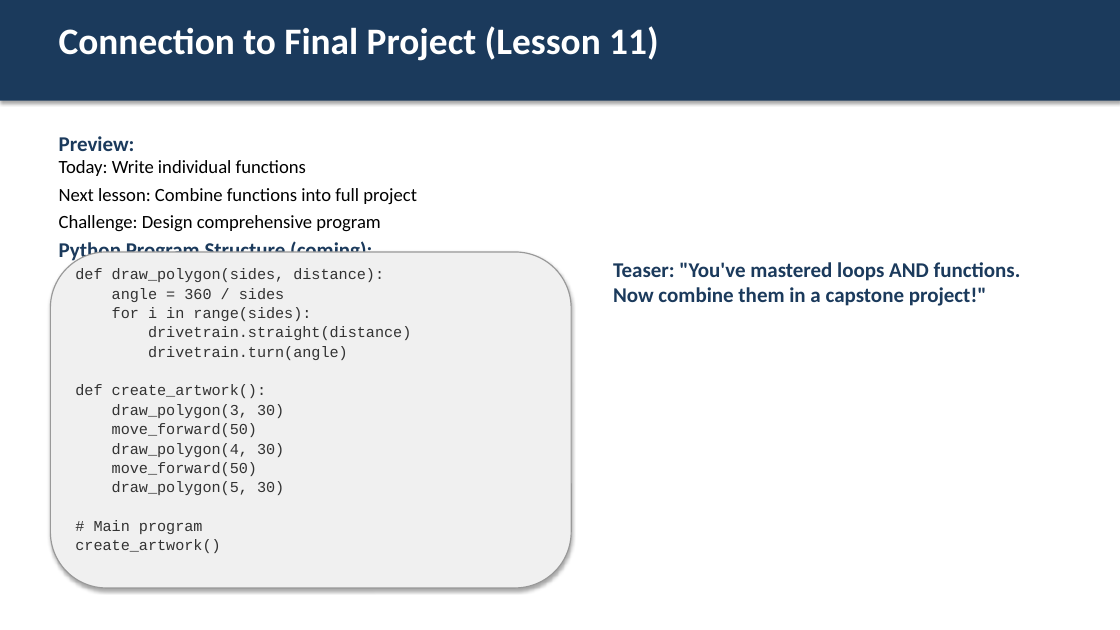
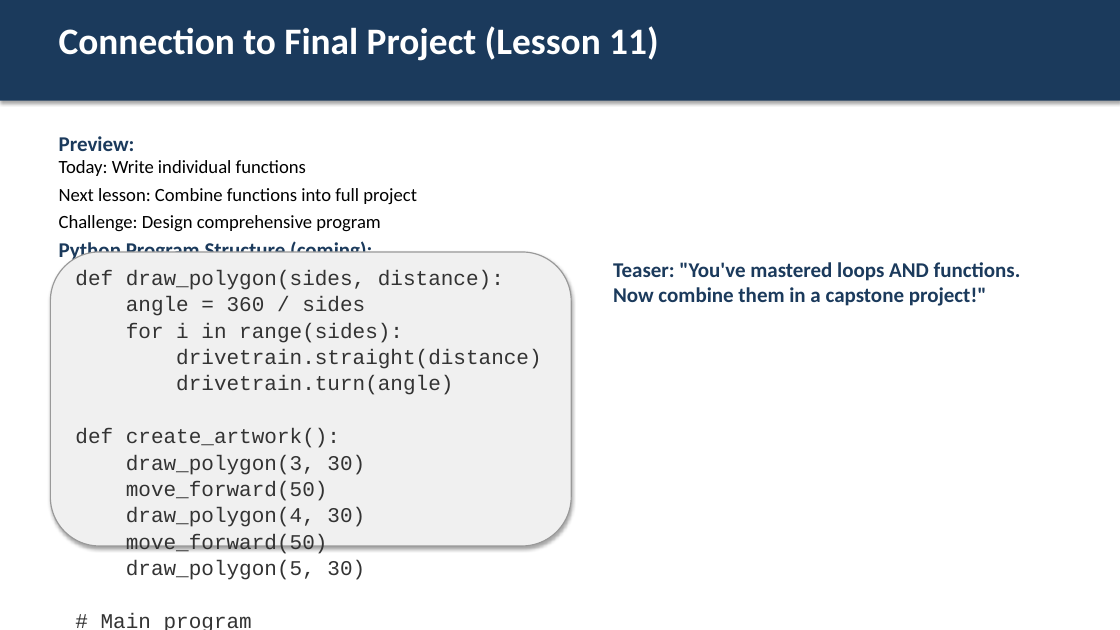
Before and after one commit to bradamiller/IntoToPython, a slide deck: slide 12 of module-01-driving/slides/10-python-functions.pptx. Drawn at 1120x630 pixels with LibreOffice and Linux fonts; fonts in the diff are those of the drawing. Boxes give left, top, right and bottom in pixels: in the first picture for what was removed or moved away, otherwise in the second. Text is boxed around its words. In the diff, an @@ line names an element or a change of style, - is before the commit and + after.

```diff
--- a/module-01-driving/slides/10-python-functions.pptx
+++ b/module-01-driving/slides/10-python-functions.pptx
@@ rounded rectangle resized from (x1=50, y1=252, x2=571, y2=588) to (x1=50, y1=252, x2=571, y2=546) @@
@@ text "def draw_polygon(sides, distance):" at (x1=75, y1=270, x2=541, y2=630): size 13 to 18 pt @@
```
Also in this commit, not shown: 10 other slides changed, 9 other files.
